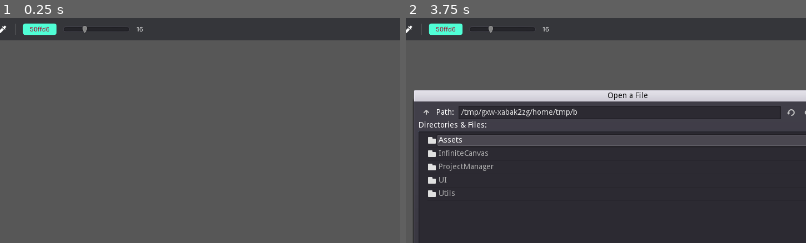
Above: before the commit, frames 1-2 (left to right).
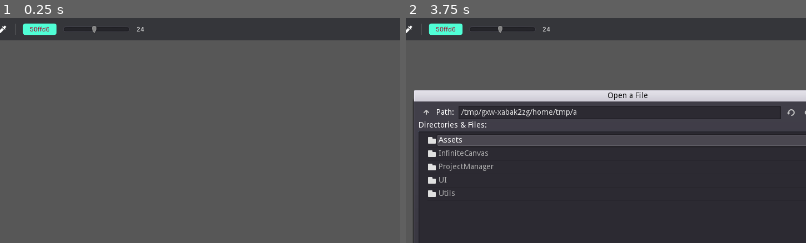
Above: after the commit, the same moments.

Repository: Epsilon0xCell/Lorien
Game: Godot game, scene res://Main.tscn
Same seed, same stepped clock (60 frames per second), same inputs: the game is played once before the commit and once after it. The engine's default icon, where the game draws it, is replaced by a stand-in: a white triangle on a blue panel in a dark square.
Inputs (mouse positions are % of the whole screen's width and height, from its top left):
- Up to frame 1 (0.25 s): no input
- Up to frame 2 (3.75 s): click (2, 7) at 0.52 s; click (2, 7) at 1.27 s; click "Untitled" at 2 s; click "+" at 2.75 s; click (4, 7) at 3.5 s
The pictures show only the part of the screen within x 22-72%, y 5-55%; the shares and areas given below are measured in that part.

The runs differ from the first frame. In frame 1, less than 0.1% of the frame differs, in the area x 20-36%, y 3-7%; in frame 2, 0.1%, in the area x 20-43%, y 3-44%.

Commit message:
Increased max brush size from 8 bit to 16

Diff:
--- a/lorien/Config.gd
+++ b/lorien/Config.gd
@@ -5,5 +5,5 @@
 #
 
 const DEFAULT_BRUSH_COLOR 			:= Color("50ffd6")
-const DEFAULT_BRUSH_SIZE			:= 16
+const DEFAULT_BRUSH_SIZE			:= 24
 const DEFAULT_FILE_DIALOG_PATH 		:= "C:/Users/mbrla/Desktop/Lorien"
--- a/lorien/InfiniteCanvas/InfiniteCanvas.gd
+++ b/lorien/InfiniteCanvas/InfiniteCanvas.gd
@@ -17,7 +17,7 @@
 
 export var pressure_curve: Curve
 export var brush_color := Color("50ffd6")
-export var brush_size := 16 setget set_brush_size
+export var brush_size := Config.DEFAULT_BRUSH_SIZE setget set_brush_size
 export var draw_debug_points := false
 var _current_project: Project
 var _current_line_2d: Line2D
--- a/lorien/Main.tscn
+++ b/lorien/Main.tscn
@@ -29,7 +29,6 @@
 [node name="InfiniteCanvas" parent="." instance=ExtResource( 2 )]
 margin_left = -0.749146
 margin_right = -0.749146
-brush_size = 10
 
 [node name="UITitlebar" parent="." instance=ExtResource( 4 )]
 _menu_popup_path = NodePath("../UIMenuPopup")
@@ -92,10 +91,10 @@
 }
 
 [node name="ColorPicker" type="ColorPicker" parent="BrushColorPickerPopup/PanelContainer"]
-margin_left = 108.0
-margin_top = 108.0
-margin_right = 416.0
-margin_bottom = 546.0
+margin_left = 116.0
+margin_top = 116.0
+margin_right = 424.0
+margin_bottom = 554.0
 edit_alpha = false
 __meta__ = {
 "_edit_use_anchors_": false
@@ -122,10 +121,10 @@
 }
 
 [node name="ColorPicker" type="ColorPicker" parent="BackgroundColorPickerPopup/PanelContainer"]
-margin_left = 108.0
-margin_top = 108.0
-margin_right = 418.0
-margin_bottom = 546.0
+margin_left = 116.0
+margin_top = 116.0
+margin_right = 426.0
+margin_bottom = 554.0
 edit_alpha = false
 __meta__ = {
 "_edit_use_anchors_": false
--- a/lorien/ProjectManager/Serializer.gd
+++ b/lorien/ProjectManager/Serializer.gd
@@ -4,7 +4,7 @@
 const COMPRESSION_METHOD = File.COMPRESSION_DEFLATE
 const POINT_ELEM_SIZE := 3
 
-const VERSION_NUMBER := 0
+const VERSION_NUMBER := 1
 const METADATA_CAMERA_ZOOM = "camera_zoom"
 const METADATA_CAMERA_OFFSET_X := "camera_offset_x"
 const METADATA_CAMERA_OFFSET_Y := "camera_offset_y"
@@ -33,7 +33,7 @@
 		file.store_8(stroke.color.b8)
 
 		# brush size
-		file.store_8(int(stroke.size))
+		file.store_16(int(stroke.size))
 
 		# number of points
 		file.store_16(stroke.points.size())
@@ -66,7 +66,7 @@
 	project.meta_data.clear()
 
 	# Deserialize meta data
-	var _version_number := file.get_32()
+	var version_number := file.get_32()
 	var meta_data_str = file.get_pascal_string()
 	project.meta_data = _metadata_str_to_dict(meta_data_str)
 
@@ -81,7 +81,10 @@
 		brush_stroke.color = Color(r/255.0, g/255.0, b/255.0, 1.0)
 
 		# brush size
-		brush_stroke.size = file.get_8()
+		if version_number == 0:
+			brush_stroke.size = file.get_8()
+		else:
+			brush_stroke.size = file.get_16()
 
 		# number of points
 		var point_count := file.get_16()
